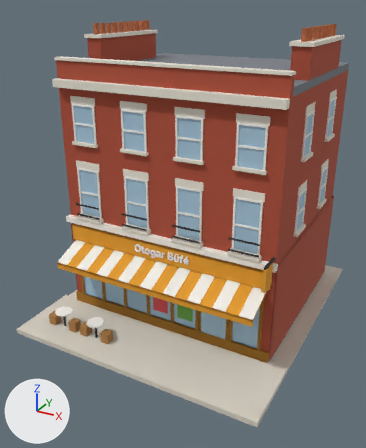
The FBX model Modeller/Binalar/Dukkan_otogar_bufe_Hafif.fbx as it was, and as the next commit left it.
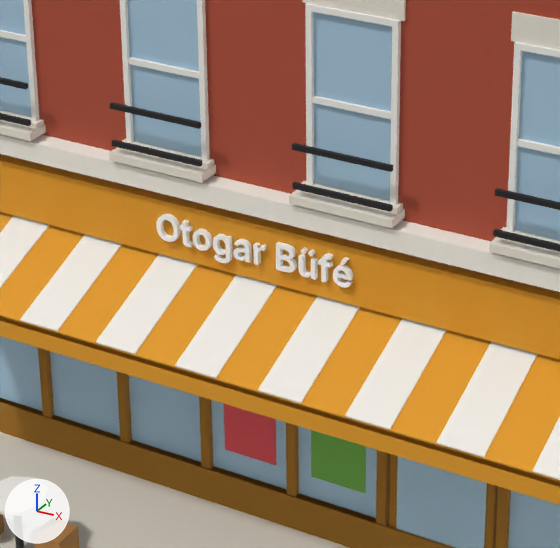
There are two pictures of each version: one whole from a 50 mm camera at (9.6, -18.85, 13.21) aimed at (-0.19, -1.05, 4.31), one close up on the part from 25% to 67% of the width and 41% to 75% of the height. The axes (+X, +Y, +Z) are drawn at lower left. The lights are the same throughout. The first two pictures are the older version. Where no turn or scale is listed for an object, it has been applied to the vertices. Vertices at exactly the same position are counted once.

The first close-up shows 'Dukkan_otogar_bufe_Hafif'.
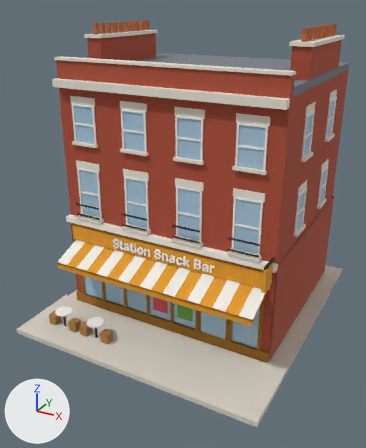
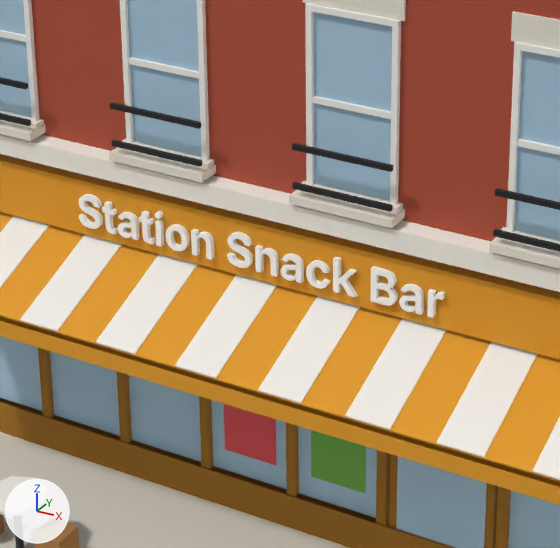
Where the change shows, as pixel boxes (x1, y1, x2, y2) in the close-ups (560 x 548 px; the box of a moved part takes in the faces that stretch with it):
part 1 of me_dukkan_otogar_bufe_hafif, moved or reshaped: before (253, 243, 267, 265); after (427, 289, 445, 318)
part 2 of me_dukkan_otogar_bufe_hafif, moved or reshaped: before (233, 239, 252, 262); after (399, 284, 424, 315)
part 3 of me_dukkan_otogar_bufe_hafif, added: after (370, 266, 398, 306)
part 4 of me_dukkan_otogar_bufe_hafif, added: after (155, 220, 164, 247)
part 5 of me_dukkan_otogar_bufe_hafif, added: after (155, 211, 163, 219)
part 6 of me_dukkan_otogar_bufe_hafif, moved or reshaped: before (180, 220, 194, 247); after (139, 210, 156, 244)
part 7 of me_dukkan_otogar_bufe_hafif, added: after (118, 211, 140, 240)
part 8 of me_dukkan_otogar_bufe_hafif, added: after (102, 201, 119, 234)
part 9 of me_dukkan_otogar_bufe_hafif, rebuilt (24% wider, 71% taller): before (333, 265, 353, 288); after (333, 257, 358, 297)
part 10 of me_dukkan_otogar_bufe_hafif, added: after (227, 232, 253, 268)
part 11 of me_dukkan_otogar_bufe_hafif, added: after (78, 194, 103, 229)
part 12 of me_dukkan_otogar_bufe_hafif, added: after (306, 260, 331, 289)
part 13 of me_dukkan_otogar_bufe_hafif, added: after (255, 245, 279, 277)
part 14 of me_dukkan_otogar_bufe_hafif, deleted: before (213, 234, 233, 263)
part 15 of me_dukkan_otogar_bufe_hafif, moved or reshaped: before (156, 214, 333, 282); after (165, 224, 304, 283)

Edits to the bpy script that builds the scene:
```text
Change me_dukkan_otogar_bufe_hafif:
    used by ob_dukkan_otogar_bufe_hafif; location = (0.0, 0.0, 0.0)
    remove me_dukkan_otogar_bufe_hafif.from_pydata(...)  # 2748 vertices, 2523 faces; spans x -5.54..5.54, y -6.26..6.26, z 0.0..12.38
    add me_dukkan_otogar_bufe_hafif.from_pydata(...)  # 3076 vertices, 2999 faces; spans x -5.54..5.54, y -6.26..6.26, z 0.0..12.38
    me_dukkan_otogar_bufe_hafif part 1: the loose piece of 42 vertices spanning x 0.03..0.17, y -3.26..-3.2, z 3.7..3.94 is scaled about its middle by (1.27, 1, 1.27), then moved by (2.19, 0.0, -0.06)
    me_dukkan_otogar_bufe_hafif part 2: the loose piece of 130 vertices spanning x -0.23..-0.03, y -3.26..-3.2, z 3.69..3.94 is scaled about its middle by (1.27, 1, 1.27), then moved by (2.12, 0.0, -0.06)
    me_dukkan_otogar_bufe_hafif part 3: the loose piece of 96 vertices spanning x 0.32..0.56, y -3.26..-3.2, z 3.7..4.02 is copied, and the copy is scaled about its middle by (1.27, 1, 1.27), then moved by (1.22, 0.0, -0.05); it spans x 1.51..1.82, y -3.26..-3.2, z 3.61..4.02
    me_dukkan_otogar_bufe_hafif part 4: a new loose piece, a box spanning x -1.281..-1.21, y -3.261..-3.201, z 3.609..3.916, in mat_yazi_ffffff (white #ffffff)
    me_dukkan_otogar_bufe_hafif part 5: a new loose piece, a 16-sided cylinder along y spanning x -1.287..-1.204, y -3.261..-3.201, z 3.959..4.037, in mat_yazi_ffffff (white #ffffff)
    me_dukkan_otogar_bufe_hafif part 6: the loose piece of 56 vertices spanning x -0.95..-0.8, y -3.26..-3.2, z 3.7..4.0 is scaled about its middle by (1.27, 1, 1.27), then moved by (-0.54, 0.0, -0.05)
    me_dukkan_otogar_bufe_hafif part 7: the loose piece of 130 vertices spanning x -0.23..-0.03, y -3.26..-3.2, z 3.69..3.94 is copied, and the copy is scaled about its middle by (1.27, 1, 1.27), then moved by (-1.56, 0.0, -0.06); it spans x -1.82..-1.55, y -3.26..-3.2, z 3.6..3.92
    me_dukkan_otogar_bufe_hafif part 8: the loose piece of 56 vertices spanning x -0.95..-0.8, y -3.26..-3.2, z 3.7..4.0 is copied, and the copy is scaled about its middle by (1.27, 1, 1.27), then moved by (-1.07, 0.0, -0.05); it spans x -2.03..-1.85, y -3.26..-3.2, z 3.61..3.99
    me_dukkan_otogar_bufe_hafif part 9: the loose piece of 84 vertices spanning x 1.05..1.27, y -3.26..-3.2, z 3.69..3.94 is rebuilt with 26 vertices and now spans x 1.05..1.33, y -3.26..-3.2, z 3.61..4.02
    me_dukkan_otogar_bufe_hafif part 10: a new loose piece of 124 vertices spanning x -0.32..-0.01, y -3.26..-3.2, z 3.6..4.02, in mat_yazi_ffffff (white #ffffff)
    me_dukkan_otogar_bufe_hafif part 11: a new loose piece of 124 vertices spanning x -2.38..-2.06, y -3.26..-3.2, z 3.6..4.02, in mat_yazi_ffffff (white #ffffff)
    me_dukkan_otogar_bufe_hafif part 12: a new loose piece of 80 vertices spanning x 0.71..0.99, y -3.26..-3.2, z 3.6..3.92, in mat_yazi_ffffff (white #ffffff)
    me_dukkan_otogar_bufe_hafif part 13: a new loose piece of 44 vertices spanning x 0.06..0.32, y -3.26..-3.2, z 3.61..3.92, in mat_yazi_ffffff (white #ffffff)
    me_dukkan_otogar_bufe_hafif part 14: the loose piece of 130 vertices spanning x -0.51..-0.28, y -3.26..-3.2, z 3.6..3.94 is deleted
    me_dukkan_otogar_bufe_hafif part 15: 8 vertices moved from x -1.04..0.44, y -3.26..-3.2, z 3.75..3.91 to x -1.04..0.38, y -3.26..-3.2, z 3.7..3.91; 360 vertices removed from x -1.27..1.02, y -3.26..-3.2, z 3.69..4.04; 254 vertices added at x -1.15..0.65, y -3.26..-3.2, z 3.6..3.92
    other edits to the shape of me_dukkan_otogar_bufe_hafif do not show in these pictures
```
